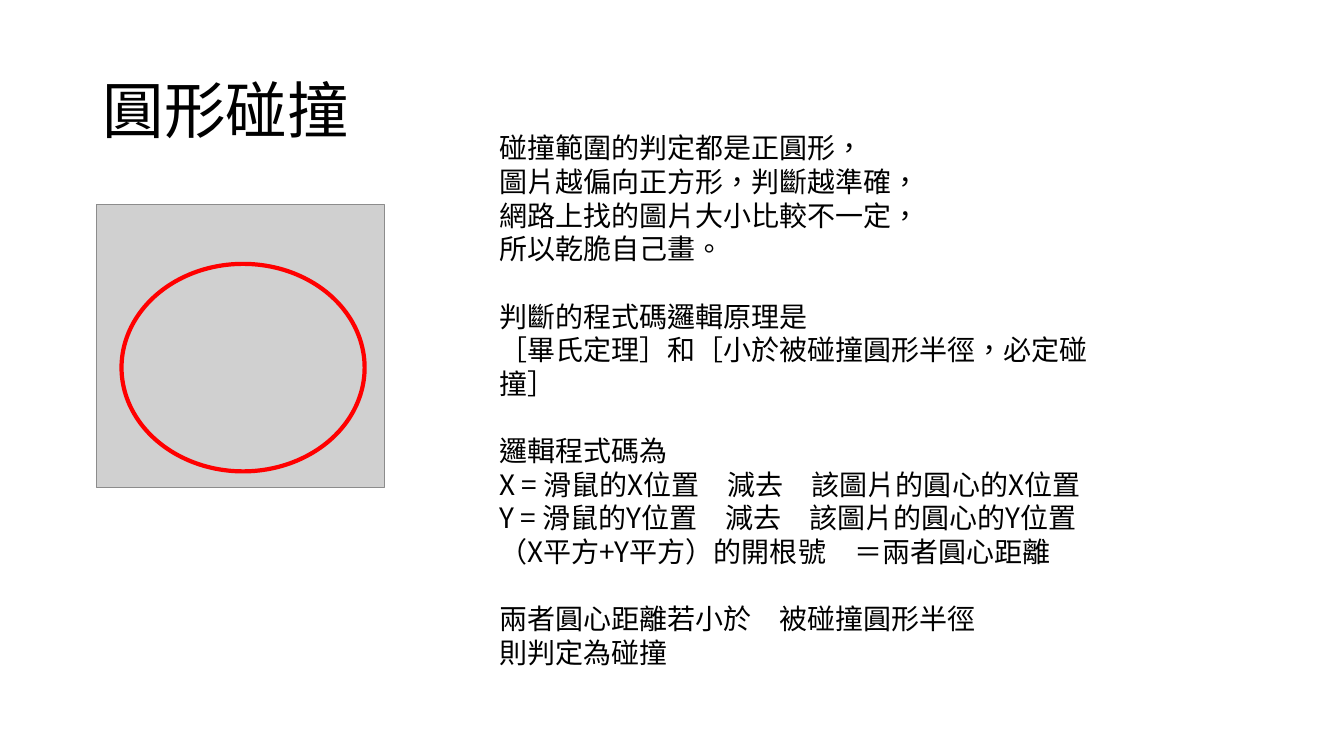
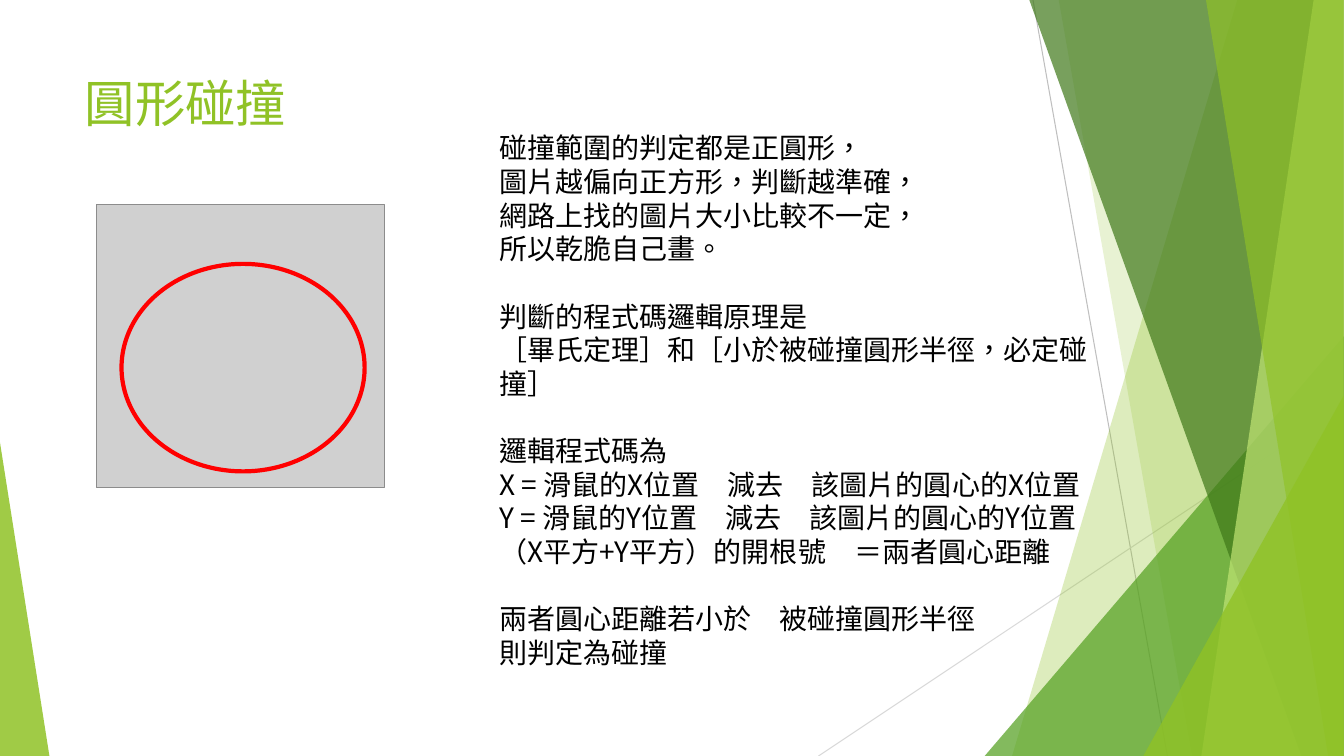
Before and after one commit to Freedom1026/Canvas, a slide deck: slide 13 of 保衛潛艇戰(守城遊戲).pptx. Drawn at 1344x756 pixels with LibreOffice and Linux fonts; fonts in the diff are those of the drawing; grey boxes stand for pictures. Boxes give left, top, right and bottom in pixels: in the first picture for what was removed or moved away, otherwise in the second. Text is boxed around its words. In the diff, an @@ line names an element or a change of style, - is before the commit and + after.

```diff
--- a/保衛潛艇戰(守城遊戲).pptx
+++ b/保衛潛艇戰(守城遊戲).pptx
@@ title "圓形碰撞": place and size @@
-title "圓形碰撞" at <box>102,81,348,138</box>
+title "圓形碰撞" at <box>85,79,287,126</box>
@@ title "圓形碰撞" at <box>85,79,287,126</box>: size 44 to 36 pt, font Calibri to Roboto, text colour #000000 to #90C226; line spacing 0.9 to 1; vertical alignment middle to top @@
@@ group added at <box>0,0,1344,756</box>: 5 freeform shapes, 3 triangles, 2 lines @@
```
Also in this commit, not shown: 7 other slides changed, 3 other files.
